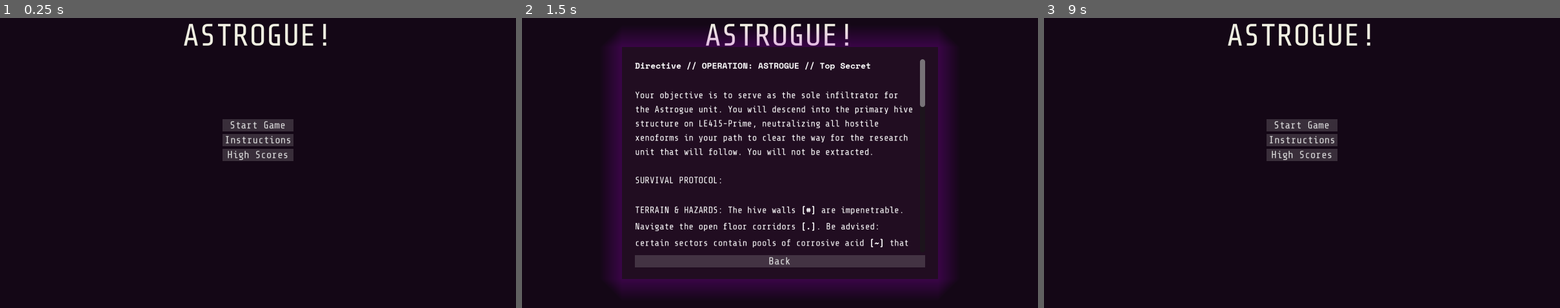
Above: before the commit, frames 1-3 (left to right).
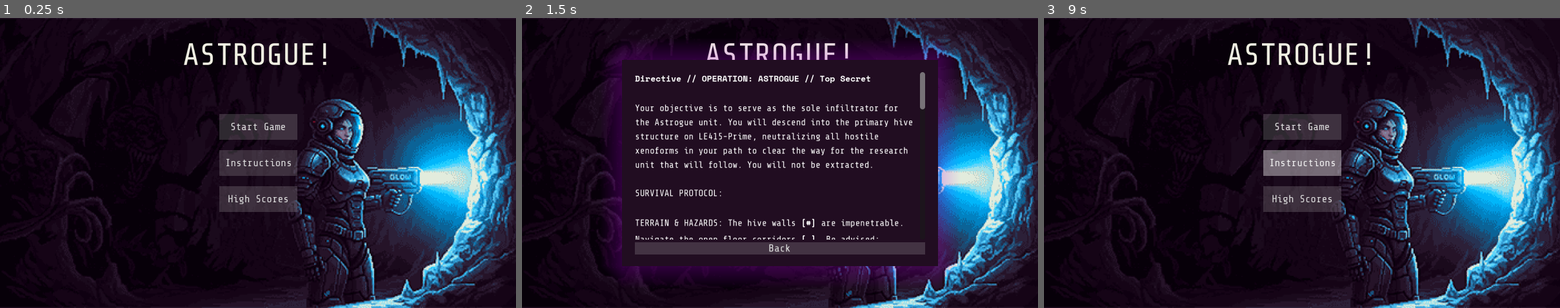
Above: after the commit, the same moments.

Repository: logoandrew/Astrogue
Game: Godot game, scene res://scenes/TitleScreen.tscn
The game is run twice, just before and just after one commit, with the same random seed, the same clock (stepped at 60 frames per second) and the same inputs.
Inputs (mouse positions are in pixels of both pictures, inside the frame that each line leads up to):
- Up to frame 1 (0.25 s): no input
- Up to frame 2 (1.5 s): click "Instructions" at 0.5 s; click "High Scores" at 1.25 s
- Up to frame 3 (9 s): click "Start Game" at 2 s; click "Start Game" at 2.75 s; click "Back" at 3.5 s; tap Enter at 4.25 s; move the mouse to (1415, 148) at 4.27 s; hold Right (ui_right) 4.28-5.03 s; tap E (examine) every 1.5 s from 4.35 to 8.85 s; tap R (restart) every 0.75 s from 5 to 8 s; move the mouse to (1198, 177) at 5.02 s; hold Down (ui_down) 5.03-5.78 s; tap G (grab) at 5.1, 6.6, 8.1 s; move the mouse to (1353, 99) at 5.77 s; hold Right (ui_right) 5.78-6.53 s; move the mouse to (1276, 221) at 6.52 s; hold Up (ui_up) 6.53-7.28 s; move the mouse to (1456, 206) at 7.27 s; hold Left (ui_left) 7.28-8.78 s; move the mouse to (1147, 119) at 8.02 s; move the mouse to (1327, 163) at 8.77 s; hold Down (ui_down) from 8.78 s (still down)

The runs differ from the first frame. In frame 1, 26% of the frame differs, in the area x 10-100%, y 0-100%; in frame 2, 32%; in frame 3, 27%.

Commit message:
updated title screen

Diff:
--- a/project.godot
+++ b/project.godot
@@ -11,8 +11,11 @@
 [application]
 
 config/name="Astroque"
+config/version="0.1.0"
 run/main_scene="uid://l067fnf35t7p"
 config/features=PackedStringArray("4.4", "GL Compatibility")
+boot_splash/bg_color=Color(0.0784314, 0.027451, 0.0862745, 1)
+boot_splash/image="uid://cqng06asm0lab"
 config/icon="res://assets/icons/icon.svg"
 
 [autoload]
--- a/resources/tiles/corpse.tres
+++ b/resources/tiles/corpse.tres
@@ -13,7 +13,6 @@
 [resource]
 script = ExtResource("2_87iao")
 char = "%"
-color = Color(1, 1, 1, 1)
 color_name = "COLOR_TILE_CORPSE"
 is_item = true
 pickup_method = "manual"
--- a/resources/tiles/health.tres
+++ b/resources/tiles/health.tres
@@ -17,7 +17,6 @@
 [resource]
 script = ExtResource("1_u77ht")
 char = "+"
-color = Color(1, 1, 1, 1)
 color_name = "COLOR_TILE_HEALTH"
 is_item = true
 pickup_method = "auto"
--- a/resources/tiles/hp_up.tres
+++ b/resources/tiles/hp_up.tres
@@ -15,7 +15,6 @@
 [resource]
 script = ExtResource("1_d8763")
 char = "&"
-color = Color(1, 1, 1, 1)
 color_name = "COLOR_TILE_HP_UP"
 is_item = true
 pickup_method = "manual"
--- a/resources/tiles/light.tres
+++ b/resources/tiles/light.tres
@@ -15,7 +15,6 @@
 [resource]
 script = ExtResource("1_3tmof")
 char = "*"
-color = Color(1, 1, 1, 1)
 color_name = "COLOR_TILE_LIGHT"
 is_item = true
 pickup_method = "auto"
--- a/scenes/TitleScreen.tscn
+++ b/scenes/TitleScreen.tscn
@@ -1,6 +1,7 @@
-[gd_scene load_steps=7 format=3 uid="uid://l067fnf35t7p"]
+[gd_scene load_steps=8 format=3 uid="uid://l067fnf35t7p"]
 
 [ext_resource type="Script" uid="uid://6r6ywfsid7cp" path="res://scripts/TitleScreen.gd" id="1_4l16e"]
+[ext_resource type="Texture2D" uid="uid://cqng06asm0lab" path="res://assets/images/splash@2x.png" id="2_66w26"]
 [ext_resource type="FontFile" uid="uid://baxrq1x64p2ip" path="res://assets/fonts/ShareTechMono-Regular.ttf" id="2_85feu"]
 [ext_resource type="FontFile" uid="uid://bice5em53eool" path="res://assets/fonts/SpaceMono-Italic.ttf" id="3_66w26"]
 [ext_resource type="FontFile" uid="uid://c3yofokgft3jw" path="res://assets/fonts/SpaceMono-BoldItalic.ttf" id="4_3ej01"]
@@ -24,14 +25,26 @@
 grow_vertical = 2
 script = ExtResource("1_4l16e")
 
+[node name="BackgroundImage" type="TextureRect" parent="."]
+layout_mode = 1
+anchors_preset = 15
+anchor_right = 1.0
+anchor_bottom = 1.0
+grow_horizontal = 2
+grow_vertical = 2
+texture = ExtResource("2_66w26")
+expand_mode = 3
+stretch_mode = 6
+
 [node name="Label" type="Label" parent="."]
 layout_mode = 1
 anchors_preset = 5
 anchor_left = 0.5
 anchor_right = 0.5
-offset_left = -44.5
-offset_right = 44.5
-offset_bottom = 23.0
+offset_left = -116.5
+offset_top = 30.0
+offset_right = 116.5
+offset_bottom = 85.0
 grow_horizontal = 2
 theme_override_colors/font_color = Color(0.945098, 0.945098, 0.890196, 1)
 theme_override_fonts/font = ExtResource("2_85feu")
@@ -53,25 +66,30 @@
 offset_bottom = 68.0
 grow_horizontal = 2
 grow_vertical = 2
+theme_override_constants/separation = 16
+alignment = 1
 
 [node name="StartGame" type="Button" parent="VBoxContainer"]
-layout_mode = 2
-theme_override_fonts/font = ExtResource("2_85feu")
-text = "Start Game"
+custom_minimum_size = Vector2(0, 40)
+layout_mode = 2
+theme_override_fonts/font = ExtResource("2_85feu")
+text = " Start Game "
 
 [node name="Instructions" type="Button" parent="VBoxContainer"]
-layout_mode = 2
-theme_override_fonts/font = ExtResource("2_85feu")
-text = "Instructions"
+custom_minimum_size = Vector2(0, 40)
+layout_mode = 2
+theme_override_fonts/font = ExtResource("2_85feu")
+text = " Instructions "
 
 [node name="HighScoreList" type="Button" parent="VBoxContainer"]
-layout_mode = 2
-theme_override_fonts/font = ExtResource("2_85feu")
-text = "High Scores"
+custom_minimum_size = Vector2(0, 40)
+layout_mode = 2
+theme_override_fonts/font = ExtResource("2_85feu")
+text = " High Scores "
 
 [node name="InstructionsPanel" type="Panel" parent="."]
 visible = false
-custom_minimum_size = Vector2(450, 320)
+custom_minimum_size = Vector2(450, 280)
 layout_mode = 1
 anchors_preset = 8
 anchor_left = 0.5
@@ -95,7 +113,7 @@
 grow_vertical = 2
 
 [node name="RichTextLabel" type="RichTextLabel" parent="InstructionsPanel/VBoxContainer"]
-custom_minimum_size = Vector2(0, 300)
+custom_minimum_size = Vector2(0, 260)
 layout_mode = 2
 theme_override_constants/line_separation = 6
 theme_override_fonts/normal_font = ExtResource("2_85feu")
@@ -129,9 +147,9 @@
 
 EQUIPPING:
 
-[i]GLOW SLOT[/i]: Your suit is equipped with a Geo-Luminescent Output Waveguide (GLOW) unit. Equip a crystal to activate your light. The crystal's energy will drain with every step you take.
-
-[i]MELEE SLOT[/i]: Equip a crystal to overcharge your melee actuators, granting a significant damage bonus. This charge is unstable and will burn out after a few attack attempts.
+GLOW SLOT: Your suit is equipped with a Geo-Luminescent Output Waveguide (GLOW) unit. Equip a crystal to activate your light. The crystal's energy will drain with every step you take.
+
+MELEE SLOT: Equip a crystal to overcharge your melee actuators, granting a significant damage bonus. This charge is unstable and will burn out after a few attack attempts.
 
 Be warned: All crystals are finite and will be destroyed when their energy is depleted. Manage them wisely.
 
@@ -148,7 +166,7 @@
 
 [node name="HighScoresPanel" type="Panel" parent="."]
 visible = false
-custom_minimum_size = Vector2(300, 320)
+custom_minimum_size = Vector2(300, 280)
 layout_mode = 1
 anchors_preset = 8
 anchor_left = 0.5
--- a/scripts/DesignSystem.gd
+++ b/scripts/DesignSystem.gd
@@ -4,7 +4,7 @@
 const COLOR_NEAR_BLACK = Color("#140716")
 const COLOR_PRIMARY = Color("#210d21")
 const COLOR_SECONDARY = Color("#b500e7")
-const COLOR_SUCCESS = Color("#2e701e") #21B63E
+const COLOR_SUCCESS = Color("#2e701e")
 const COLOR_DANGER = Color("#d90e33")
 const COLOR_TEXT_PRIMARY = Color("#f1f1e3")
 const COLOR_TEXT_SECONDARY = Color("#b4aca6")
Binary file added: assets/images/splash@2x.png
